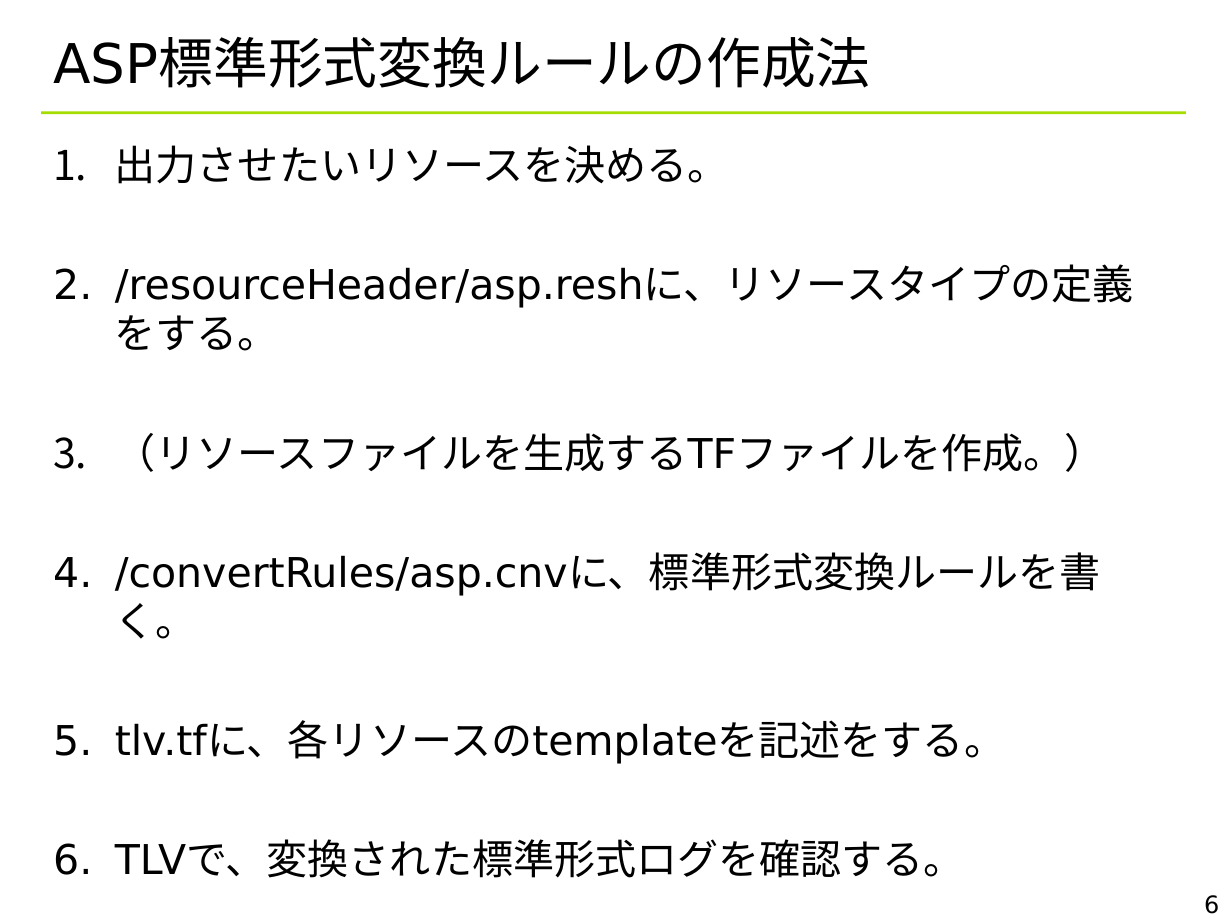
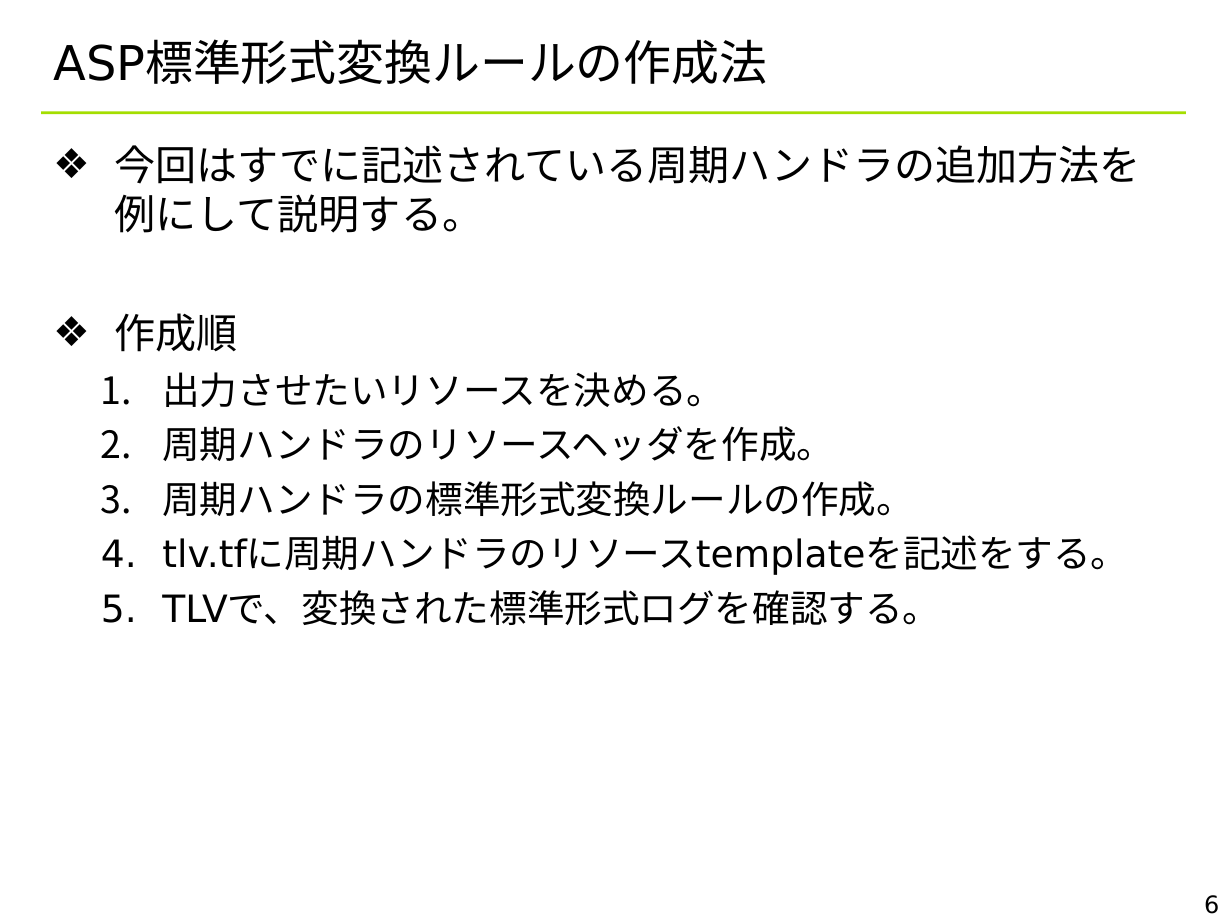
Before and after one commit to YixiaoLi/tlv4mc, a slide deck: slide 6 of doc/TLV_convert_rules.ppt. Drawn at 1232x924 pixels with LibreOffice and Linux fonts; fonts in the diff are those of the drawing; background and template pictures are left out. Boxes give left, top, right and bottom in pixels: in the first picture for what was removed or moved away, otherwise in the second. Text is boxed around its words. In the diff, an @@ line names an element or a change of style, - is before the commit and + after.

Commit message:
マニュアル修正 サンプルプログラム修正 リソースヘッダ修正

```diff
--- a/doc/TLV_convert_rules.ppt
+++ b/doc/TLV_convert_rules.ppt
@@ title "ASP標準形式変換ルールの作成法" at (53, 41, 767, 84): size 32 to 28 pt @@
@@ text at (115, 145, 1141, 352): paragraphs added @@
+❖ 今回はすでに記述されている周期ハンドラの追加方法を例にして説明する。
+❖ 作成順
@@ text at (162, 372, 940, 625): size 24 to 22 pt in "出力させたいリソースを決める。", "TLVで、変換された標準形式ログを確認する。"; list level 1 to 2 in "出力させたいリソースを決める。"; list level 1 to 2 in "TLVで、変換された標準形式ログを確認する。" @@
@@ text at (162, 426, 1128, 575): text changed; size 24 to 22 pt @@
-2. /resourceHeader/asp.reshに、リソースタイプの定義をする。
-3. （リソースファイルを生成するTFファイルを作成。）
-4. /convertRules/asp.cnvに、標準形式変換ルールを書く。
-5. tlv.tfに、各リソースのtemplateを記述をする。
+  2. 周期ハンドラのリソースヘッダを作成。
+  3. 周期ハンドラの標準形式変換ルールの作成。
+  4. tlv.tfに周期ハンドラのリソースtemplateを記述をする。
```
Also in this commit, not shown: 12 other slides changed, 8 other files.
